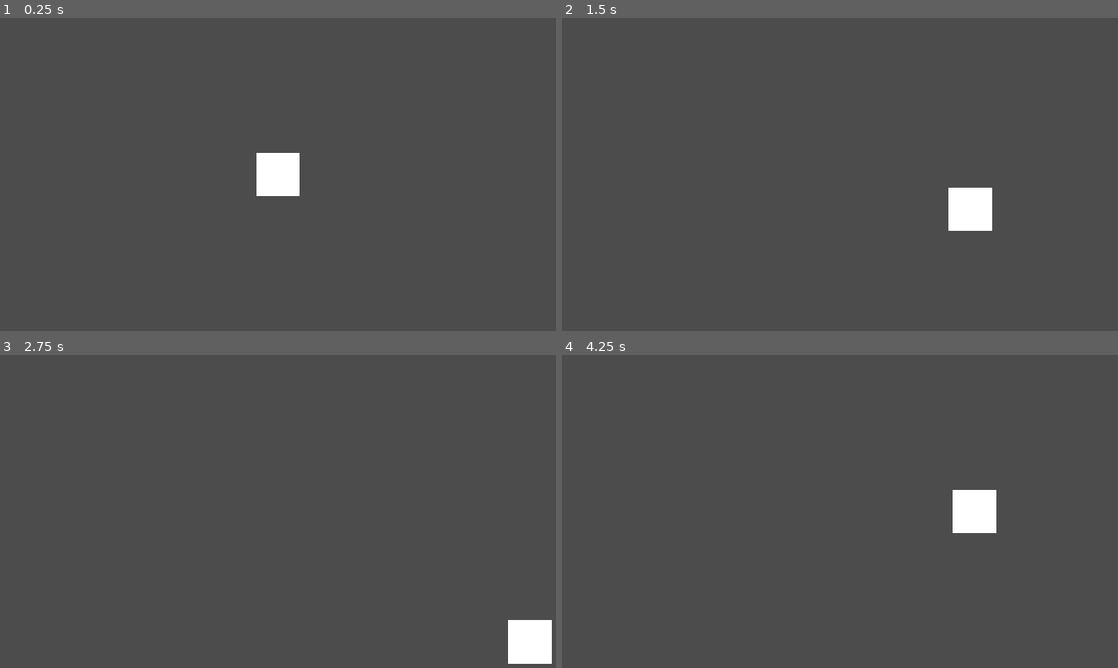
Above: before the commit, frames 1-4 (two rows, left to right).
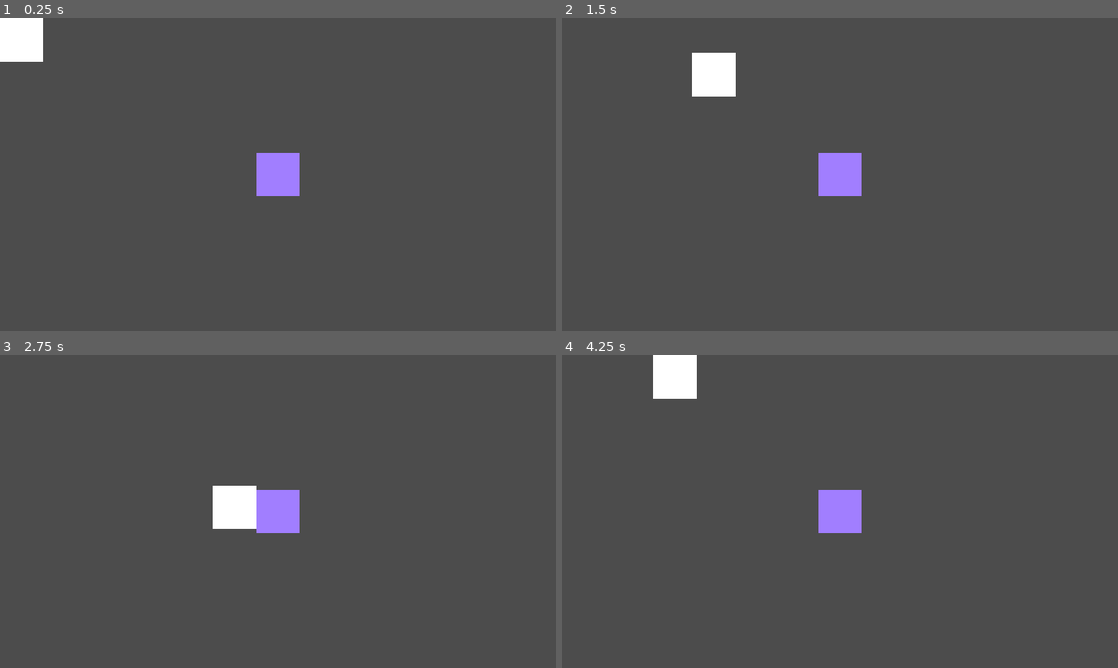
Above: after the commit, the same moments.

Repository: henriquekops/EndlessSchool
Game: Godot game, scene res://scenes/School.tscn
Two runs of this game, one before a commit and one after it. Both use one fixed random seed, a clock stepped at 60 frames per second and the inputs below.
Inputs:
- Up to frame 1 (0.25 s): no input
- Up to frame 2 (1.5 s): tap Enter at 0.5 s; hold D (Move Right) 0.53-1.28 s; hold S (Move Down) from 1.28 s (still down)
- Up to frame 3 (2.75 s): release S (Move Down) at 2.03 s; hold D (Move Right) from 2.03 s (still down)
- Up to frame 4 (4.25 s): release D (Move Right) at 2.78 s; hold W (Move Up) 2.78-3.53 s; hold A (Move Left) from 3.53 s (still down)

The runs differ from the first frame. In frame 1, 2.2% of the frame differs, in the area x 0-54%, y 0-57%; in frame 2, 3.3%, in the area x 23-78%, y 11-68%; in frame 3, 3.3%; in frame 4, 3.3%.

Commit message:
object collision

Diff:
--- a/scenes/School.tscn
+++ b/scenes/School.tscn
@@ -1,20 +1,36 @@
-[gd_scene load_steps=4 format=2]
+[gd_scene load_steps=7 format=2]
 
 [ext_resource path="res://assets/PlayerSprite.jpg" type="Texture" id=1]
 [ext_resource path="res://scripts/Player.gd" type="Script" id=2]
+[ext_resource path="res://assets/ObjectSprite.jpg" type="Texture" id=3]
+[ext_resource path="res://scripts/Object.gd" type="Script" id=4]
 
 [sub_resource type="RectangleShape2D" id=1]
 extents = Vector2( 50, 50 )
 
+[sub_resource type="RectangleShape2D" id=2]
+extents = Vector2( 50, 50 )
+
 [node name="School" type="Node2D"]
 
-[node name="Player" type="Area2D" parent="."]
+[node name="Player" type="KinematicBody2D" parent="."]
 script = ExtResource( 2 )
+
+[node name="Sprite" type="Sprite" parent="Player"]
+position = Vector2( 3.8147e-06, 3.8147e-06 )
+scale = Vector2( 100, 100 )
+texture = ExtResource( 1 )
 
 [node name="CollisionShape2D" type="CollisionShape2D" parent="Player"]
 shape = SubResource( 1 )
 
-[node name="Sprite" type="Sprite" parent="Player"]
-position = Vector2( 3.8147e-06, 3.8147e-06 )
-scale = Vector2( 20, 20 )
-texture = ExtResource( 1 )
+[node name="Object" type="StaticBody2D" parent="."]
+input_pickable = true
+script = ExtResource( 4 )
+
+[node name="Sprite" type="Sprite" parent="Object"]
+scale = Vector2( 100, 100 )
+texture = ExtResource( 3 )
+
+[node name="CollisionShape2D" type="CollisionShape2D" parent="Object"]
+shape = SubResource( 2 )
--- /dev/null
+++ b/scripts/Object.gd
@@ -0,0 +1,7 @@
+extends StaticBody2D
+
+var window_size
+
+func _ready():
+	window_size = get_viewport_rect().size
+	position = Vector2(window_size.x/2, window_size.y/2)
--- a/scripts/Player.gd
+++ b/scripts/Player.gd
@@ -1,14 +1,14 @@
-extends Area2D
+extends KinematicBody2D
 
-export var speed = 400
-var screen_size
-var velocity
+export (int) var speed = 400
+var screen_size: Vector2
+var velocity: Vector2
 
 func _ready():
 	screen_size = get_viewport_rect().size
-	position = Vector2(screen_size.x/2, screen_size.y/2)
+	position = Vector2($Sprite.scale.x/2, $Sprite.scale.y/2)
 
-func _process(delta):
+func _physics_process(delta):
 	velocity = Vector2.ZERO
 	if Input.is_action_pressed("Move Up"):
 		velocity.y -= 1
@@ -19,9 +19,9 @@
 	if Input.is_action_pressed("Move Left"):
 		velocity.x -= 1
 
-	if velocity.length() > 0:
-		velocity = velocity.normalized() * speed
-
-	position += velocity * delta
+	#if velocity.length() > 0:
+	velocity = velocity.normalized() * speed * delta
 	position.x = clamp(position.x, 50, screen_size.x-50)
 	position.y = clamp(position.y, 50, screen_size.y-50)
+
+	move_and_collide(velocity)
Binary file added: assets/ObjectSprite.jpg
Not shown, added: assets/ObjectSprite.jpg.import
Binary file changed: assets/PlayerSprite.jpg
